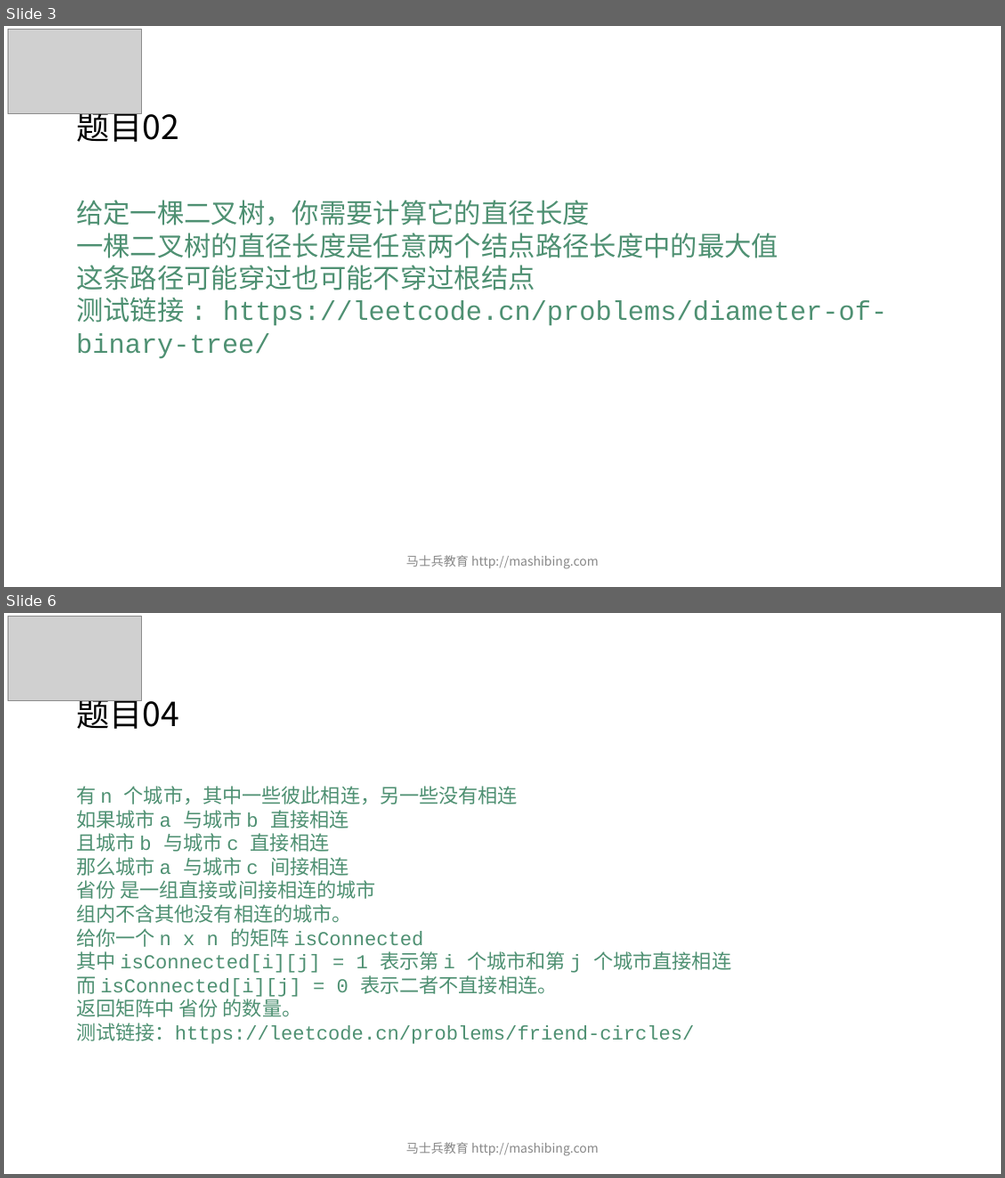
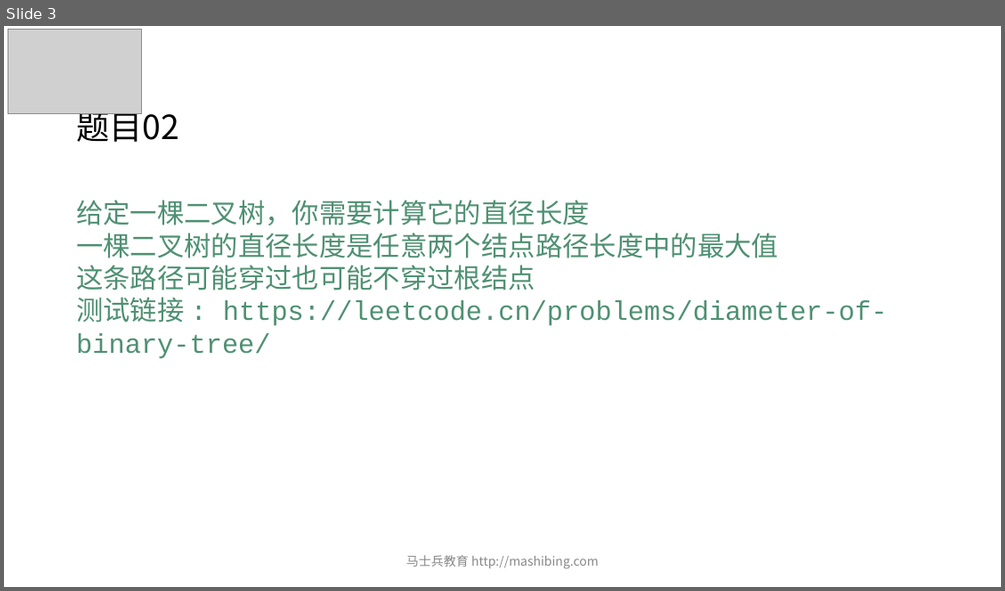
Before and after one commit to algorithmzuo/mca-algorithm-problems, a slide deck: 第03期/课堂ppt/powerpoint/第04节.pptx. Shown one above the other, each under a label of ours: slides 3 and 6 before the commit, slide 3 after it; the slides between them are not shown. The pictures are 1005x1178 and 1005x591 pixels, drawn with LibreOffice and Linux fonts; fonts in the diff are those of the drawing; grey boxes stand for pictures. Boxes give left, top, right and bottom in pixels: in the first picture for what was removed or moved away, otherwise in the second. Text is boxed around its words. In the diff, an @@ line names an element or a change of style, - is before the commit and + after.

```diff
--- a/第03期/课堂ppt/powerpoint/第04节.pptx
+++ b/第03期/课堂ppt/powerpoint/第04节.pptx
@@ slide 6 removed at <box>4,613,1001,1174</box>, background #FFFFFF @@
@@ picture removed at <box>8,616,142,701</box> @@
@@ title removed at <box>76,692,179,729</box> @@
-题目04
@@ text removed at <box>76,786,731,1044</box> @@
-有 n 个城市，其中一些彼此相连，另一些没有相连
-如果城市 a 与城市 b 直接相连
-且城市 b 与城市 c 直接相连
-那么城市 a 与城市 c 间接相连
-省份 是一组直接或间接相连的城市
-组内不含其他没有相连的城市。
-给你一个 n x n 的矩阵 isConnected
-其中 isConnected[i][j] = 1 表示第 i 个城市和第 j 个城市直接相连
-而 isConnected[i][j] = 0 表示二者不直接相连。
-返回矩阵中 省份 的数量。
-测试链接：https://leetcode.cn/problems/friend-circles/
@@ text removed at <box>406,1142,599,1156</box> @@
-马士兵教育 http://mashibing.com
```
Also in this commit, not shown: 3 slides changed, 3 other slides removed, 10 other files.
